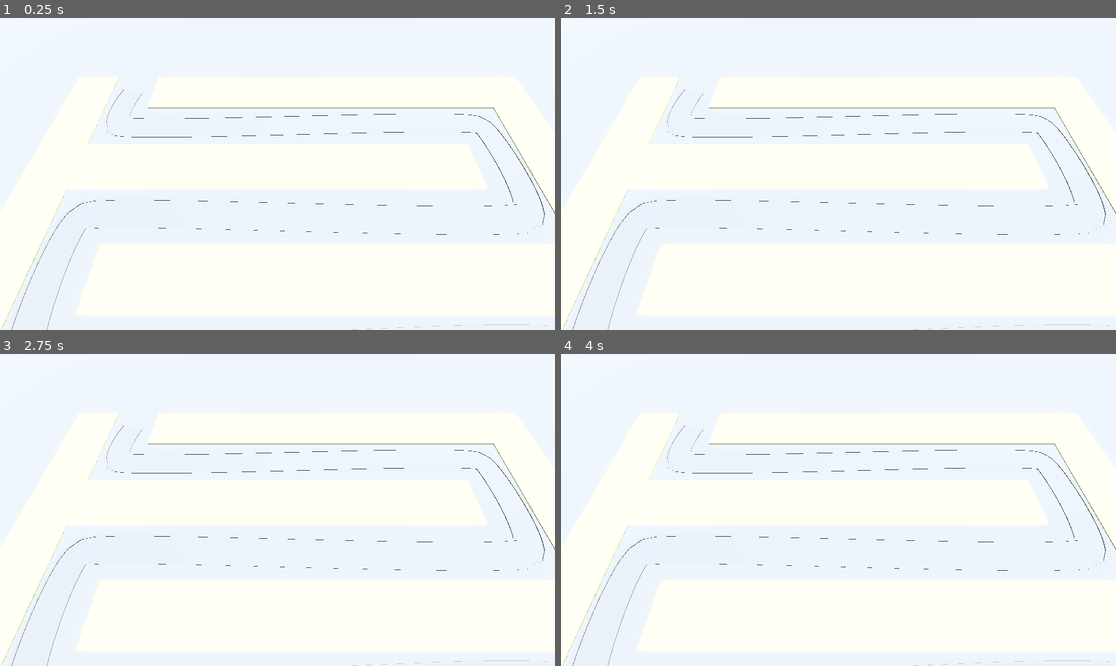
Above: before the commit, frames 1-4 (two rows, left to right).
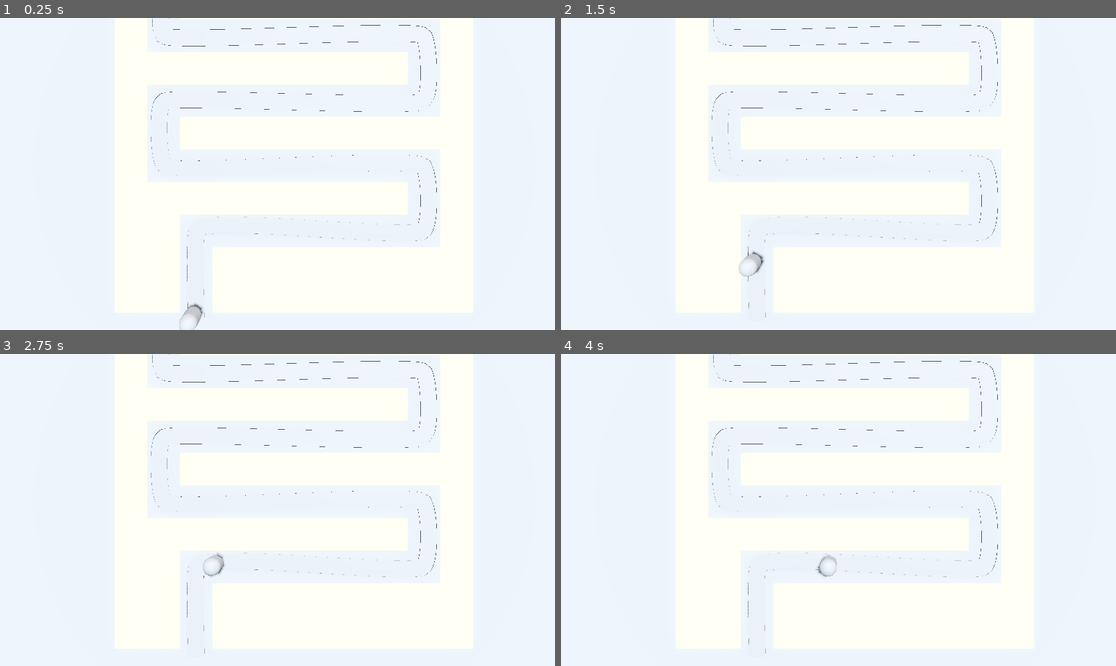
Above: after the commit, the same moments.

Repository: CommanderTempest/Barbarian-Blaster
Game: Godot game, scene res://Base_Level.tscn
The game is run twice, just before and just after one commit, with the same random seed, the same clock (stepped at 60 frames per second) and the same inputs. Before the commit the project has no main scene; this scene is started directly in both runs.
Inputs:
- Up to frame 1 (0.25 s): no input
- Up to frame 2 (1.5 s): no input
- Up to frame 3 (2.75 s): no input
- Up to frame 4 (4 s): no input

The runs differ from the first frame. In frame 1, 1.1% of the frame differs, in the area x 0-100%, y 0-100%; in frame 2, 1.2%; in frame 3, 1.1%; in frame 4, 1.1%.

Commit message:
Added Path & Enemies
+Added a path for enemies to follow
+Added pathfinding that enemies will follow to the end

Diff:
--- a/Base_Level.tscn
+++ b/Base_Level.tscn
@@ -1,6 +1,7 @@
-[gd_scene load_steps=7 format=3 uid="uid://cakoyymkjrdqy"]
+[gd_scene load_steps=8 format=3 uid="uid://cakoyymkjrdqy"]
 
 [ext_resource type="MeshLibrary" uid="uid://ce4pe6vesmmk3" path="res://MeshLibraries/SpaceLibrary.tres" id="1_kudj5"]
+[ext_resource type="PackedScene" uid="uid://c4ngyn6cjh85c" path="res://enemy.tscn" id="2_s3p60"]
 
 [sub_resource type="ProceduralSkyMaterial" id="ProceduralSkyMaterial_csq32"]
 sky_horizon_color = Color(0.64625, 0.65575, 0.67075, 1)
@@ -40,7 +41,7 @@
 material = SubResource("StandardMaterial3D_d010j")
 
 [node name="Camera3D" type="Camera3D" parent="."]
-transform = Transform3D(1, 0, 0, 0, 0.422618, 0.906308, 0, -0.906308, 0.422618, 0, 14.5, 9.5)
+transform = Transform3D(1, 0, 0, 0, -4.37114e-08, 1, 0, -1, -4.37114e-08, 0, 25, 15)
 
 [node name="GridMap" type="GridMap" parent="."]
 mesh_library = ExtResource("1_kudj5")
@@ -91,3 +92,6 @@
 path_continuous_u = true
 path_u_distance = 1.0
 path_joined = false
+
+[node name="Enemy" parent="Path3D" instance=ExtResource("2_s3p60")]
+transform = Transform3D(1, 0, 0, 0, 1, 0, 0, 0, 1, -10, 0, 33)
--- /dev/null
+++ b/enemy.gd
@@ -0,0 +1,7 @@
+extends PathFollow3D
+
+@export var speed: float = 5
+
+# Called every frame. 'delta' is the elapsed time since the previous frame.
+func _process(delta) -> void:
+	progress += (delta * speed)
--- /dev/null
+++ b/enemy.tscn
@@ -0,0 +1,15 @@
+[gd_scene load_steps=3 format=3 uid="uid://c4ngyn6cjh85c"]
+
+[ext_resource type="Script" path="res://enemy.gd" id="1_kav61"]
+
+[sub_resource type="CapsuleMesh" id="CapsuleMesh_wtlgc"]
+radius = 1.0
+height = 3.0
+
+[node name="Enemy" type="PathFollow3D"]
+loop = false
+script = ExtResource("1_kav61")
+
+[node name="MeshInstance3D" type="MeshInstance3D" parent="."]
+transform = Transform3D(1, 0, 0, 0, 1, 0, 0, 0, 1, 0, 1.5, 0)
+mesh = SubResource("CapsuleMesh_wtlgc")
--- a/project.godot
+++ b/project.godot
@@ -11,5 +11,6 @@
 [application]
 
 config/name="Barbarian Blaster"
+run/main_scene="res://Base_Level.tscn"
 config/features=PackedStringArray("4.1", "Forward Plus")
 config/icon="res://icon.svg"
Not shown: 2 places in MeshLibraries/SpaceLibrary.tscn that only renumber resources
